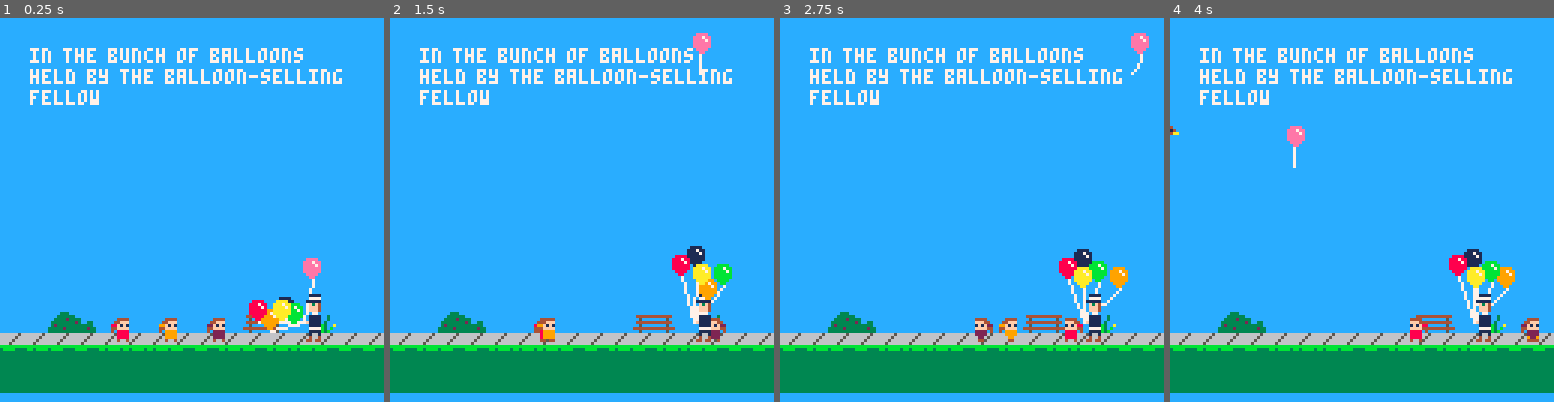
Above: before the commit, frames 1-4 (left to right).
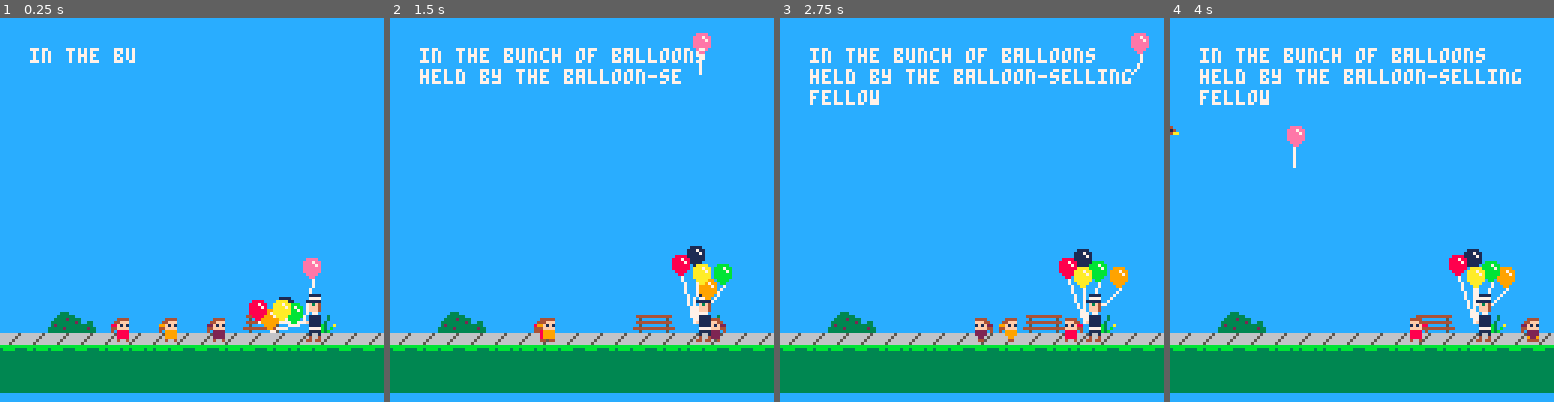
Above: after the commit, the same moments.

Repository: iffy/ppb-pico
Game: PICO-8 cartridge ppb.p8
The game is run twice, just before and just after one commit, with the same random seed, the same clock (stepped at 60 frames per second) and the same inputs.
Inputs:
- Up to frame 1 (0.25 s): no input
- Up to frame 2 (1.5 s): tap X (X key) at 0.33, 1.07 s; tap O (Z key) at 0.7 s
- Up to frame 3 (2.75 s): hold Right 1.6-2.1 s; tap O (Z key) at 1.7, 2.1, 2.5 s; tap X (X key) at 1.85 s; hold Up 2.15-2.42 s; hold Right from 2.47 s (still down)
- Up to frame 4 (4 s): tap O (Z key) at 2.9, 3.3, 3.7 s; tap X (X key) at 2.97 s; release Right at 3.03 s; hold Left 3.08-3.58 s; hold Down 3.63-3.97 s

The runs differ from the first frame. In frame 1, 2.7% of the frame differs, in the area x 7-90%, y 7-23%; in frame 2, 2.6%; in frame 3, 2.4%; in frame 4, 2.4%.

Commit message:
Typewriter narration

Diff:
--- a/ppb.p8
+++ b/ppb.p8
@@ -451,6 +451,10 @@
 
                 -- they are touching
                 add(ret, o)
+                if ((
+                a.type == 'balloon' and o.type == 'bird') or (a.type == 'bird' and o.type == 'balloon')) then
+                sfx(0)
+                end
 
                 if (vmag(nd) < vmag(d)) then
                     -- they are getting closer
@@ -500,7 +504,8 @@
 --------------------------------------------------
 -- narration
 --------------------------------------------------
-narwords = {}
+nar_text = ""
+nar_i = 1
 function splitstring(x, char)
     ret = {}
     word = ""
@@ -518,22 +523,49 @@
     end
     return ret
 end
+function fit_to_lines(x, width)
+    log('fit_to_lines:'..x)
+    width = width or 28
+    ret = ""
+    local rest = x
+    while (#rest != 0) do
+        log('iteration, rest:'..#rest..">"..rest.."<")
+        if (#rest <= width) then
+            ret = ret..rest
+            rest = ""
+        else
+            c = width
+            while (sub(rest,c,c) != " ") do
+                c -= 1
+            end
+            ret = ret..sub(rest,0,c-1)..'\r'
+            rest = sub(rest,c+1)
+        end
+    end
+    return ret
+end
 function pumpnarration()
-end
-function displaynarration()
+    nar_i += 1
+end
+function drawnarration()
     local x = 10
     local y = 10
-    for i = 1, #narwords do
-        if (i > 1) x += 3
-        word = narwords[i]
-        nx = x + (4*#word)
-        if (nx > 118) y += 7 x = 10 nx = 10 + (4*#word)
-        print(word, x, y, white)
-        x = nx
+    local c = 1
+    local columns = 27
+    for i = 1, nar_i do
+        c = sub(nar_text,i,i)
+        if (c == "\r") then
+            y += 7
+            x = 10
+        else
+            print(c, x, y, white)
+            x += 4
+        end
     end
 end
 function narrate(s)
-    narwords = splitstring(s, " ")
+    nar_text = fit_to_lines(s)
+    nar_i = 1
 end
 
 
@@ -603,6 +635,7 @@
     end
 
     if (state and state.draw_foreground) state.draw_foreground()
+    drawnarration()
 end
 
 function _update()
@@ -728,7 +761,6 @@
     map(0,0,0,101,16,3)
 end,
 draw_foreground=function()
-    displaynarration()
 end,
 leave=function()
 end,
Not shown, changed: the sound effects (__sfx__) section of ppb.p8
